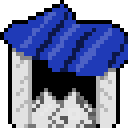
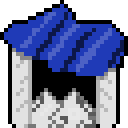
Before/after of a w=128, h=128 layered artwork. What changed in the layer stack:
painted on "light" over [96,40,124,80]
painted on "alloy" over [116,24,128,68]
